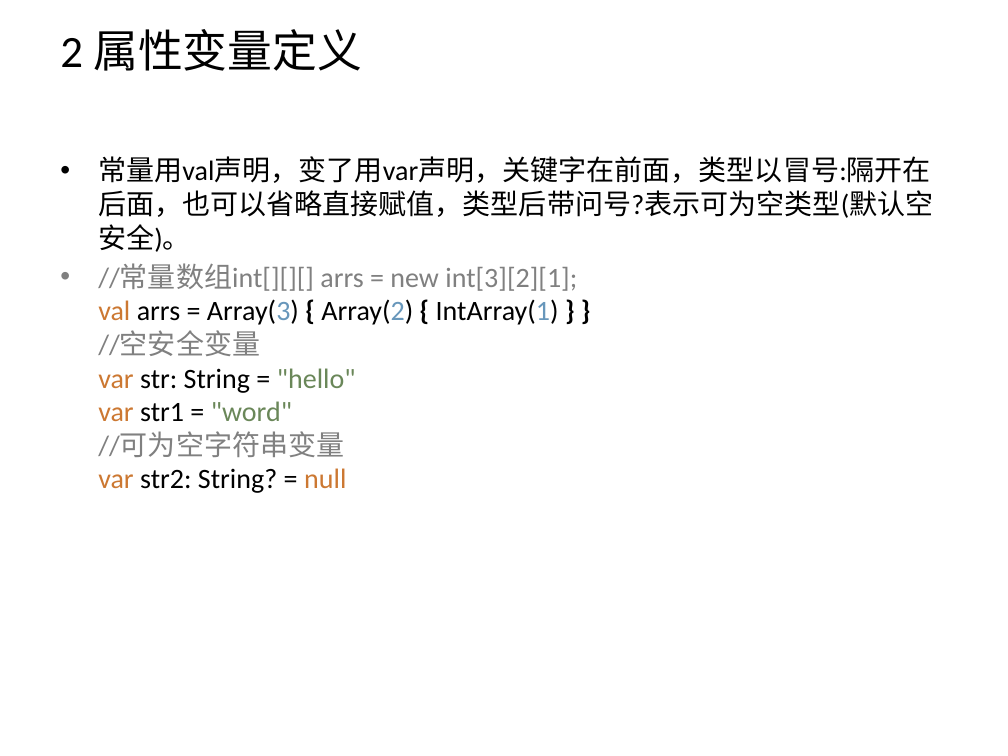
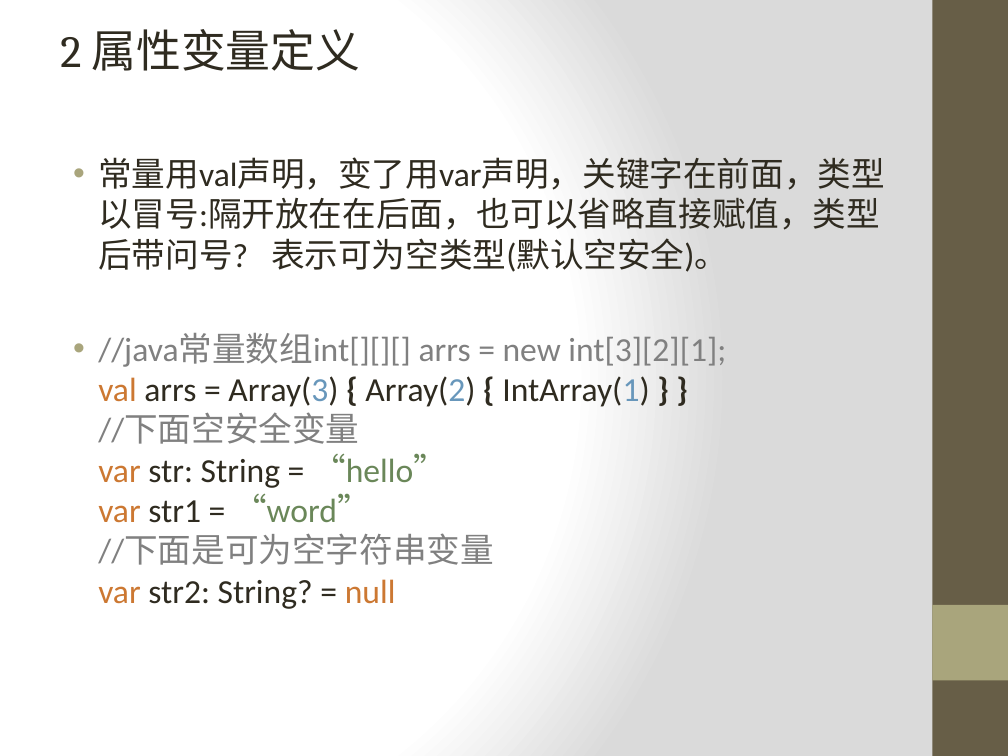
Before and after one commit to zxf2871/KotlinStudy, a slide deck: slide 5 of Kotlin初探.pptx. Drawn at 1008x756 pixels with LibreOffice and Linux fonts; fonts in the diff are those of the drawing. Boxes give left, top, right and bottom in pixels: in the first picture for what was removed or moved away, otherwise in the second. Text is boxed around its words. In the diff, an @@ line names an element or a change of style, - is before the commit and + after.

```diff
--- a/Kotlin初探.pptx
+++ b/Kotlin初探.pptx
@@ background #FFFFFF to gradient #FFFFFF to #DADADA @@
@@ text "2 属性变量定义" at [60, 29, 361, 71]: font Calibri to Cambria, text colour #000000 to #2F2B20 @@
@@ rectangle added at [932, 0, 1008, 756], fill #675E47 @@
@@ text at [98, 157, 885, 609]: text changed; size 20 to 24 pt; text colour #000000 to #2F2B20 @@
-• 常量用val声明，变了用var声明，关键字在前面，类型以冒号:隔开在后面，也可以省略直接赋值，类型后带问号?表示可为空类型(默认空安全)。
-• //常量数组int[][][] arrs = new int[3][2][1];
-  val arrs = Array(3) { Array(2) { IntArray(1) } }
-  //空安全变量
-  var str: String = "hello"
-  var str1 = "word"
-  //可为空字符串变量
-  var str2: String? = null
+• 常量用val声明，变了用var声明，关键字在前面，类型以冒号:隔开放在在后面，也可以省略直接赋值，类型后带问号? 表示可为空类型(默认空安全)。
+• //java常量数组int[][][] arrs = new int[3][2][1];
+  val arrs = Array(3) { Array(2) { IntArray(1) } }
+  //下面空安全变量
+  var str: String = “hello”
+  var str1 = “word”
+  //下面是可为空字符串变量
+  var str2: String? = null
@@ rectangle added at [932, 605, 1008, 680], fill #A9A57C @@
```
Also in this commit, not shown: 34 other slides changed, 1 slide removed, 1 other file.
